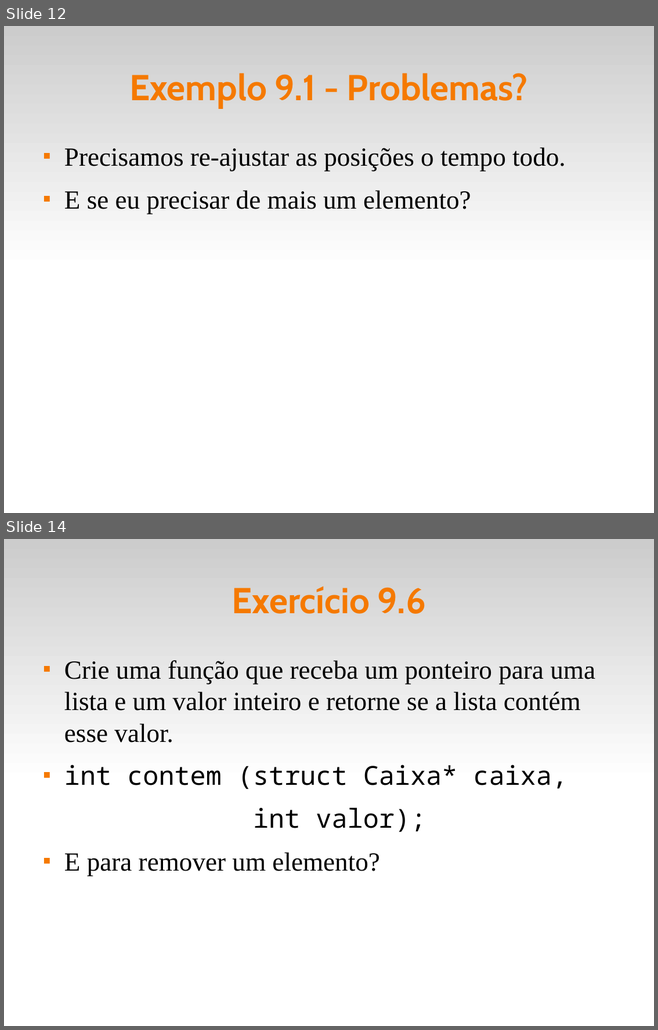
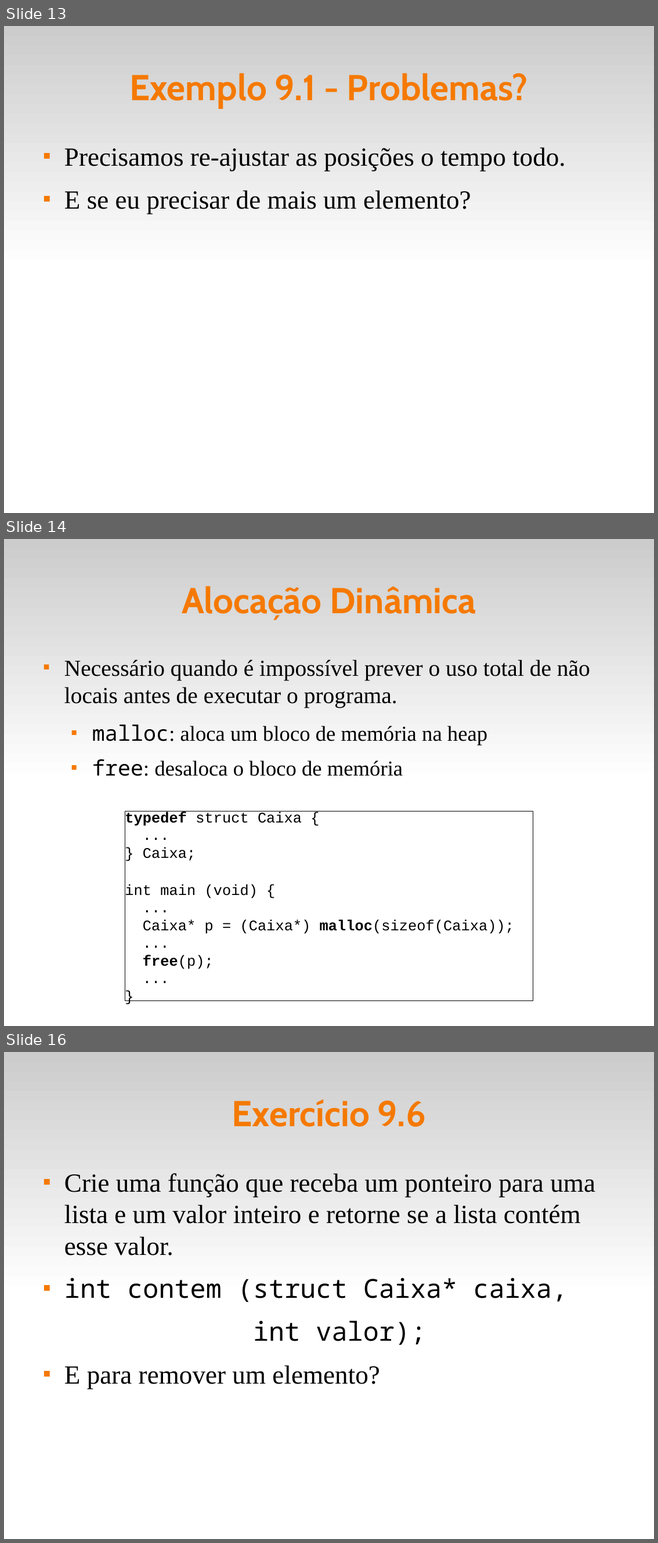
Before and after one commit to fsantanna-uerj/LP1, a slide deck: Slides/lp1-09-listas.odp. Shown one above the other, each under a label of ours: slides 12 and 14 before the commit, slides 13, 14 and 16 after it; the slides between them are not shown. The pictures are 658x1030 and 658x1543 pixels, drawn with LibreOffice and Linux fonts; fonts in the diff are those of the drawing. Boxes give left, top, right and bottom in pixels: in the first picture for what was removed or moved away, otherwise in the second. Text is boxed around its words. In the diff, an @@ line names an element or a change of style, - is before the commit and + after.

```diff
--- a/Slides/lp1-09-listas.odp
+++ b/Slides/lp1-09-listas.odp
@@ slide 14 added at <box>4,539,654,1026</box>, background #FFFFFF; not listed: 1 template element that a slide beside it also shows @@
@@ title added at <box>181,586,476,620</box>, 44 pt, text #F57900, bold @@
+Alocação Dinâmica
@@ text added at <box>64,660,590,776</box>, 28 pt, text #000000 @@
+■ Necessário quando é impossível prever o uso total de não locais antes de executar o programa.
+  ■ malloc: aloca um bloco de memória na heap
+  ■ free: desaloca o bloco de memória
@@ rectangle added at <box>125,812,533,1002</box>, fill #FFFFFF, outline #000000 0 pt, 18 pt, text #000000 @@
+typedef struct Caixa {
+...
+} Caixa;
+int main (void) {
+...
+Caixa* p = (Caixa*) malloc(sizeof(Caixa));
+...
+free(p);
+...
+}
@@ what was slide 12 is now slide 13 @@
@@ what was slide 14 is now slide 16 @@
```
Also in this commit, not shown: 2 slides changed, 1 other slide added, 2 other files.
